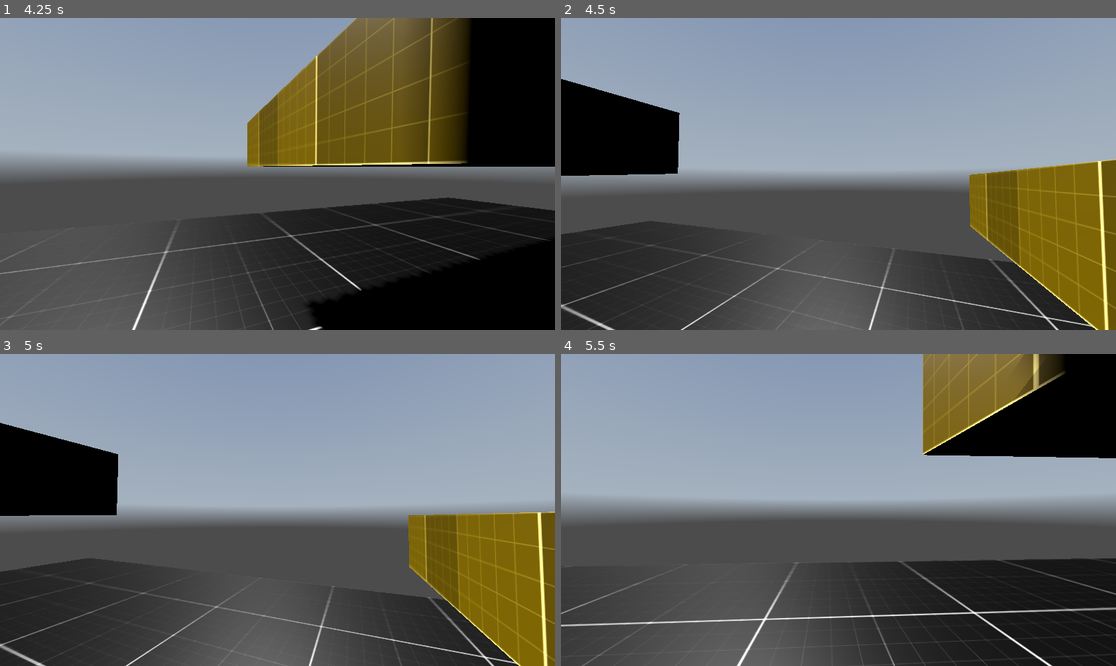
Above: before the commit, frames 1-4 (two rows, left to right).
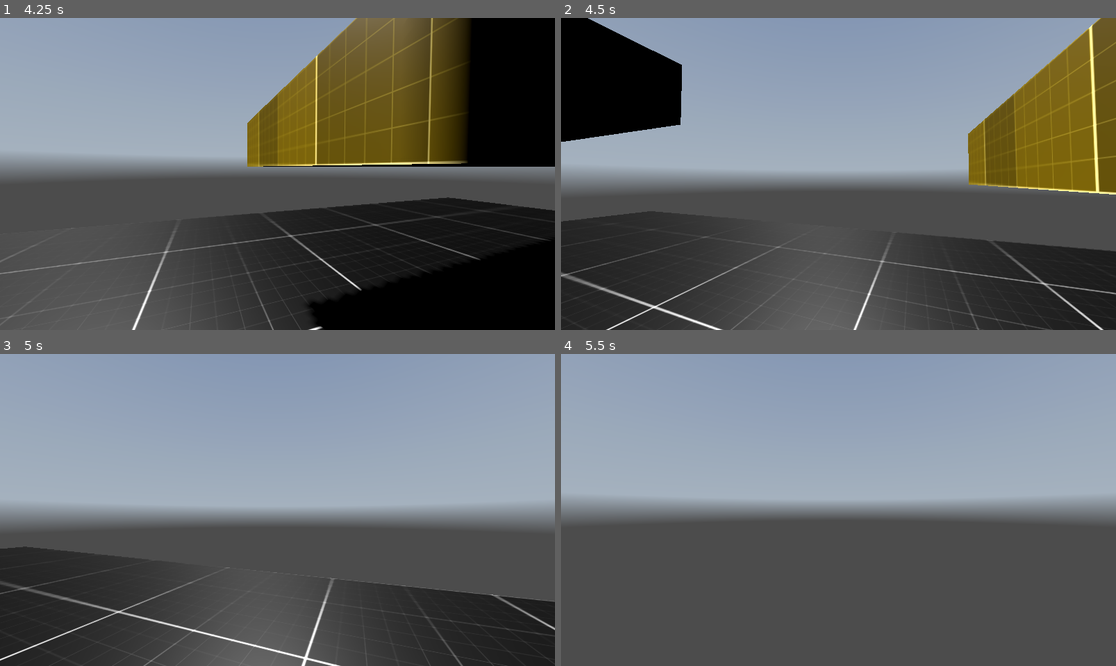
Above: after the commit, the same moments.

Repository: christiannoll/FPSGame
Game: Godot game, scene res://levels/level_001.tscn
The game is run twice, just before and just after one commit, with the same random seed, the same clock (stepped at 60 frames per second) and the same inputs. A sky picture missing from this copy of the repository is replaced by a grey-blue gradient.
Inputs (mouse positions are in pixels of both pictures, inside the frame that each line leads up to):
- Up to frame 1 (4.25 s): tap Enter at 0.5 s; move the mouse to (305, 174) at 0.52 s; hold C (crouch) 0.53-1.28 s; hold W (move_forward) from 0.53 s (still down); tap Space (jump) at 0.77, 1.52, 3.02, 3.77 s; move the mouse to (249, 174) at 1.27 s; tap C (crouch) at 1.35, 2.85 s; move the mouse to (288, 167) at 2.02 s; hold C (crouch) 2.03-2.78 s; move the mouse to (271, 180) at 2.77 s; move the mouse to (316, 177) at 3.52 s; hold C (crouch) from 3.53 s (still down)
- Up to frame 2 (4.5 s): keep holding W (move_forward); tap Space (jump) at 4.25 s; move the mouse to (794, 170) at 4.27 s; release C (crouch) at 4.28 s; tap C (crouch) at 4.35 s
- Up to frame 3 (5 s): keep holding W (move_forward); tap Space (jump) at 4.52 s
- Up to frame 4 (5.5 s): keep holding W (move_forward); move the mouse to (844, 510) at 5.02 s; hold C (crouch) from 5.03 s (still down)

Frame 1 is identical in both runs. In frame 2, 27% of the frame differs, in the area x 0-100%, y 0-100%; in frame 3, 18%; in frame 4, 27%.

Commit message:
Fix crouch issue under objects

Diff:
--- a/controllers/scripts/fps_controller.gd
+++ b/controllers/scripts/fps_controller.gd
@@ -59,6 +59,8 @@
 	# Get mouse input
 	Input.mouse_mode = Input.MOUSE_MODE_CAPTURED
 
+	CROUCH_SHAPECAST.add_exception($".")
+
 func _physics_process(delta):
 
 	# Update camera movement based on mouse movement
@@ -88,7 +90,7 @@
 	move_and_slide()
 
 func toggle_crouch():
-	if _is_crouching == true:
+	if _is_crouching == true and CROUCH_SHAPECAST.is_colliding() == false:
 		ANIMATIONPLAYER.play("Crouch", -1, -CROUCH_SPEED, true)
 	else:
 		ANIMATIONPLAYER.play("Crouch", -1, CROUCH_SPEED)
